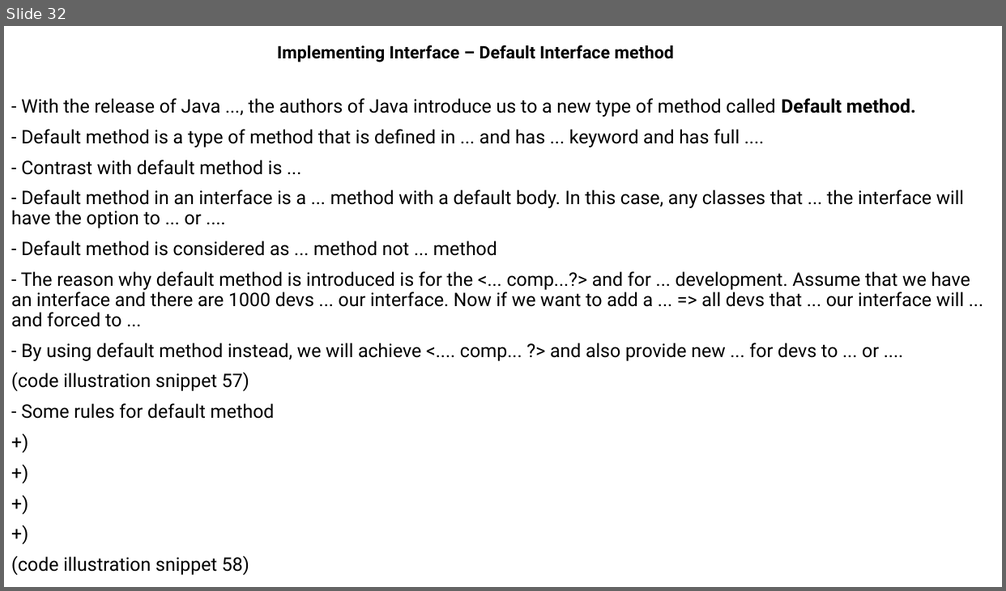
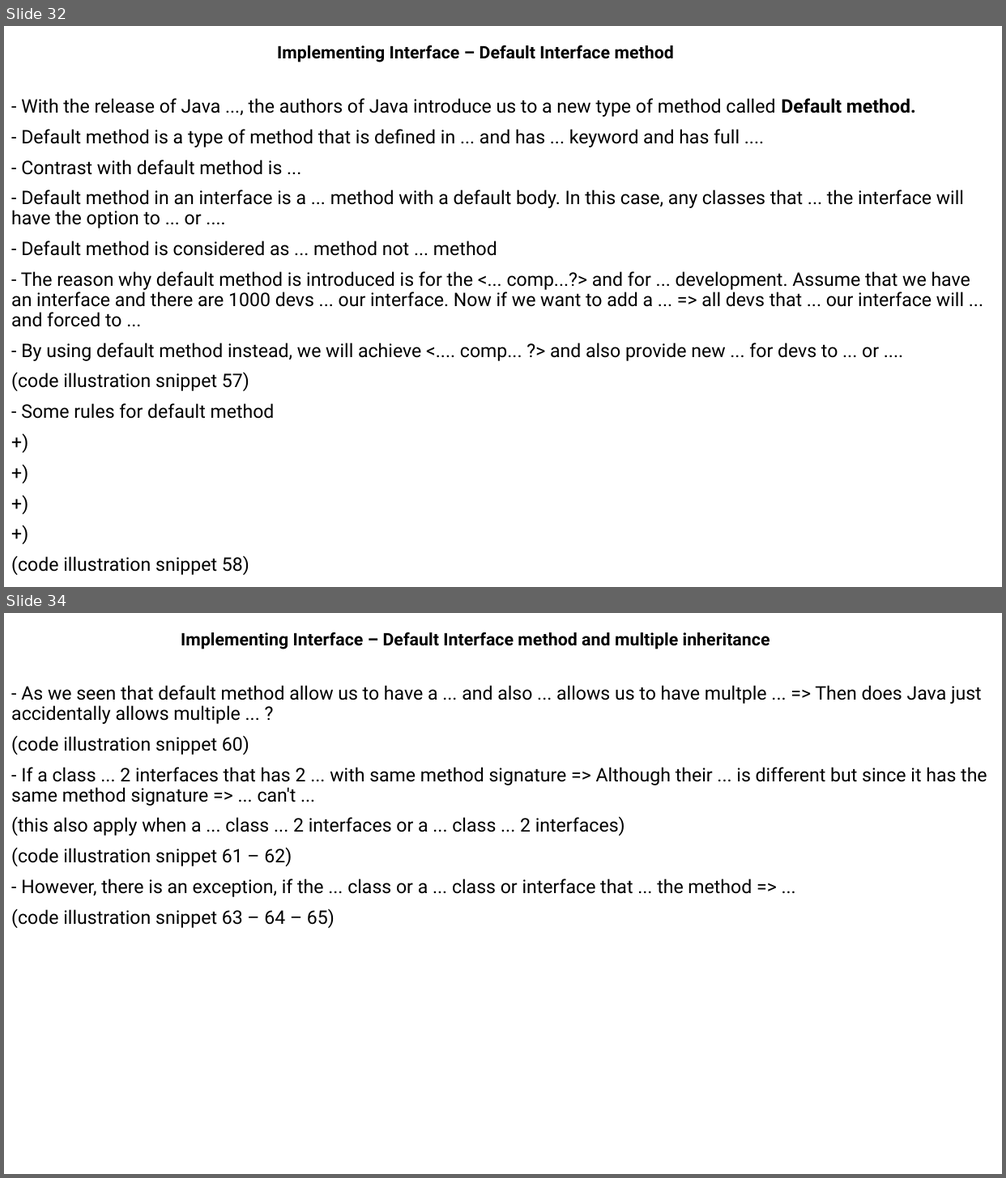
Before and after one commit to MaiDinhVinh/CS-Java, a slide deck: self-study resources/J8SE1/Chapter 5 - Class Design.pptx. Shown one above the other, each under a label of ours: slide 32 before the commit, slides 32 and 34 after it; the slides between them are not shown. The pictures are 1006x591 and 1006x1178 pixels, drawn with LibreOffice and Linux fonts; fonts in the diff are those of the drawing. Boxes give left, top, right and bottom in pixels: in the first picture for what was removed or moved away, otherwise in the second. Text is boxed around its words. In the diff, an @@ line names an element or a change of style, - is before the commit and + after.

```diff
--- a/self-study resources/J8SE1/Chapter 5 - Class Design.pptx
+++ b/self-study resources/J8SE1/Chapter 5 - Class Design.pptx
@@ slide 34 added at bbox=[4, 613, 1002, 1174], background #FFFFFF @@
@@ subtitle added at bbox=[181, 632, 770, 649], 16.6 pt, text #000000, bold @@
+Implementing Interface – Default Interface method and multiple inheritance
@@ text added at bbox=[11, 685, 987, 928], 18 pt, text #000000 @@
+- As we seen that default method allow us to have a ... and also ... allows us to have multple ... => Then does Java just accidentally allows multiple ... ?
+(code illustration snippet 60)
+- If a class ... 2 interfaces that has 2 ... with same method signature => Although their ... is different but since it has the same method signature => ... can't ...
+(this also apply when a ... class ... 2 interfaces or a ... class ... 2 interfaces)
+(code illustration snippet 61 – 62)
+- However, there is an exception, if the ... class or a ... class or interface that ... the method => ...
+(code illustration snippet 63 – 64 – 65)
```
Also in this commit, not shown: 9 other slides added, 26 other files.
